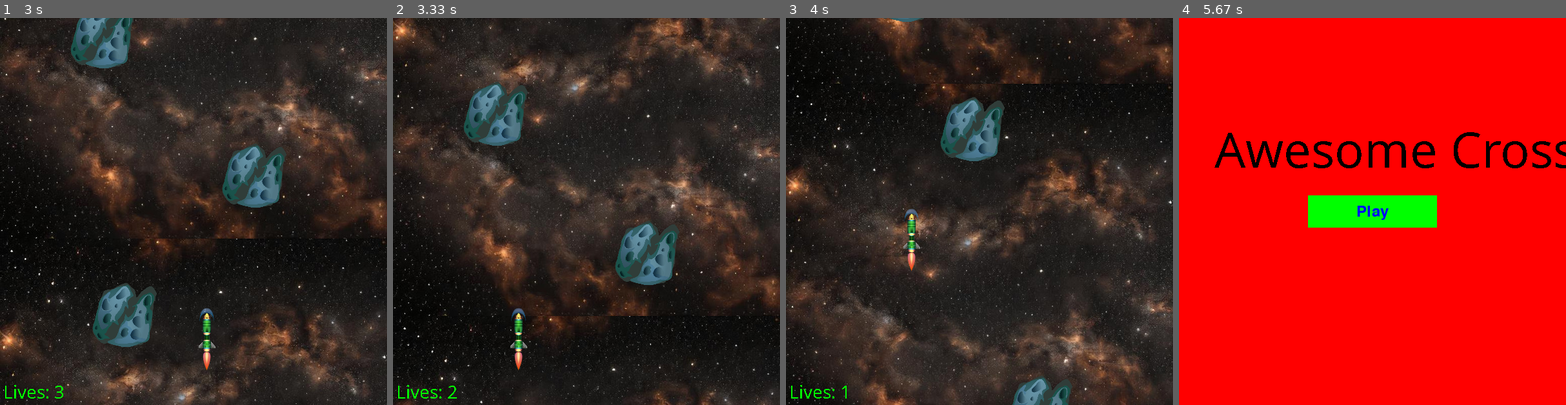
Above: before the commit, frames 1-4 (left to right).
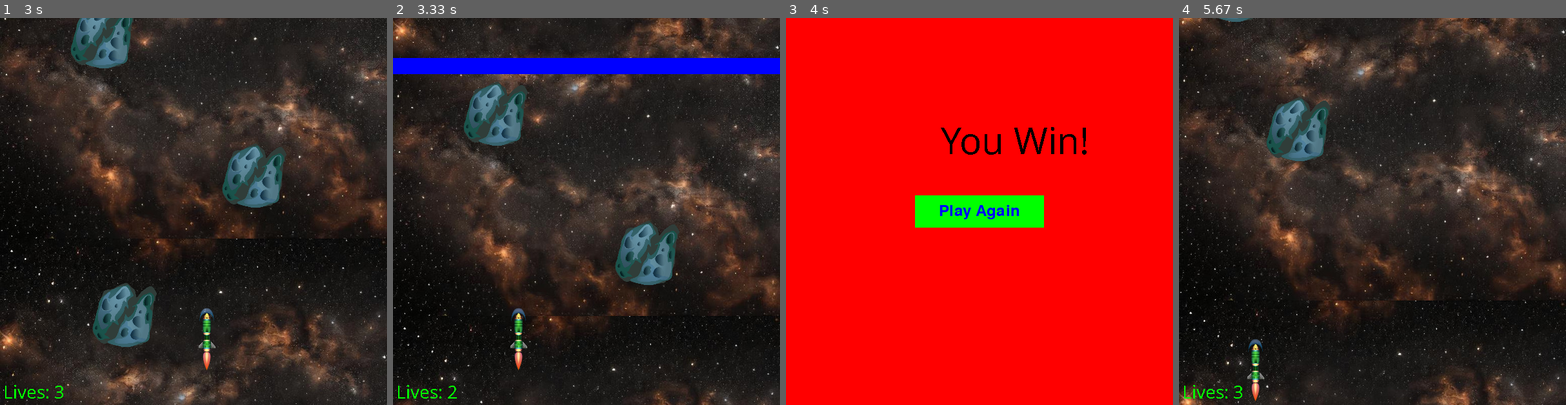
Above: after the commit, the same moments.

Repository: AndrewFagan04/CS_370_AwexomeCross
Game: pygame game, started from Cycle/main.py
Same seed, same stepped clock (60 frames per second), same inputs: the game is played once before the commit and once after it.
Inputs (mouse positions are in pixels of both pictures, inside the frame that each line leads up to):
- Up to frame 1 (3 s): click "Play" at 0.38 s; hold D 0.67-1.13 s; hold W 1.17-1.47 s; hold D 1.5-1.97 s; hold A 2-2.53 s; hold S 2.57-2.87 s; hold A from 2.9 s (still down)
- Up to frame 2 (3.33 s): release A at 3.3 s
- Up to frame 3 (4 s): hold W 3.33-3.7 s
- Up to frame 4 (5.67 s): click (1372, 211) at 4.45 s, where only the run after the commit has a clickable "Play Again"; hold S 4.73-5.1 s; hold A 5.13-5.6 s; hold D from 5.63 s (still down)

Frame 1 is identical in both runs. In frame 2, 4.2% of the frame differs, in the area x 0-100%, y 10-15%; in frame 3, 100%; in frame 4, 100%, in the area x 0-100%, y 0-100%.

Commit message:
all screens work properly

Diff:
--- a/Cycle/main.py
+++ b/Cycle/main.py
@@ -45,6 +45,9 @@
     x = 0
     y = 0
 
+    #finishline
+    finish_line_y = -1000
+
     running = True
     while running:
         timer.tick(fps)
@@ -78,10 +81,14 @@
 
         # Scrolling background
         y += 6  # How fast it scrolls
+        finish_line_y += 6
+        if finish_line_y > LENGTH:
+            finish_line_y = LENGTH
         if y >= LENGTH:
             y = 0
         window.blit(background, (x, y))
         window.blit(background, (x, y - LENGTH))
+        print(finish_line_y)
 
         # draw sprites
         all_sprites.update()
@@ -93,16 +100,25 @@
             obstacle.kill()  # remove obstacle after hitting it
             lives -= 1
 
+        # Finish line
+        finish_line = pygame.Rect(0, finish_line_y, 800, 25)
+
+        if playerInst.rect.colliderect(finish_line):
+            screens.you_win_screen(WIDTH, LENGTH, window, game_loop)
+
 
 
         # Check if lives ran out
         if lives <= 0:
-            screens.show_start_screen(WIDTH, LENGTH, window, game_loop)
+            screens.game_over_screen(WIDTH, LENGTH, window, game_loop)
 
         # Display lives
         lives_text = pygame.font.SysFont('Comic Sans MS', 30)
         text_surface = lives_text.render('Lives: ' + str(lives), False, (0, 255, 0))
         window.blit(text_surface, (5, 560))
+
+        # Draw finish line
+        pygame.draw.rect(window, BLUE, finish_line)
 
         pygame.display.flip()
 
--- a/Cycle/screens.py
+++ b/Cycle/screens.py
@@ -45,3 +45,44 @@
 
         pygame.display.flip()
         pygame.time.Clock().tick(fps)
+
+
+def game_over_screen(WIDTH, LENGTH, window, game_loop):
+    replay_button = Button(WIDTH // 2 - 100, LENGTH // 2 - 25, 200, 50, GREEN, "Try again")
+    my_font = pygame.font.SysFont('Comic Sans MS', 60)
+    while True:
+        window.fill(RED)
+        text_surface = my_font.render('Game Over!', False, (0, 0, 0))
+        window.blit(text_surface, (190,150))
+        replay_button.draw(window)
+
+        for event in pygame.event.get():
+            if event.type == pygame.QUIT:
+                pygame.quit()
+                sys.exit()
+            if event.type == pygame.MOUSEBUTTONDOWN:
+                if replay_button.is_clicked(event.pos):
+                    game_loop()
+
+        pygame.display.flip()
+        pygame.time.Clock().tick(fps)
+
+def you_win_screen(WIDTH, LENGTH, window, game_loop):
+    play_button = Button(WIDTH // 2 - 100, LENGTH // 2 - 25, 200, 50, GREEN, "Play Again")
+    my_font = pygame.font.SysFont('Comic Sans MS', 60)
+    while True:
+        window.fill(RED)
+        text_surface = my_font.render('You Win!', False, (0, 0, 0))
+        window.blit(text_surface, (240,150))
+        play_button.draw(window)
+
+        for event in pygame.event.get():
+            if event.type == pygame.QUIT:
+                pygame.quit()
+                sys.exit()
+            if event.type == pygame.MOUSEBUTTONDOWN:
+                if play_button.is_clicked(event.pos):
+                    game_loop()
+
+        pygame.display.flip()
+        pygame.time.Clock().tick(fps)
--- a/spritestest.py
+++ b/spritestest.py
@@ -207,6 +207,7 @@
 
         # Finish line
         finish_line = pygame.Rect(0, finish_line_y, 800, 25)
+        print(finish_line_y)
 
         # player/obstacle collision
         collided_obstacles = pygame.sprite.spritecollide(player, obstacle_group, dokill=False)
